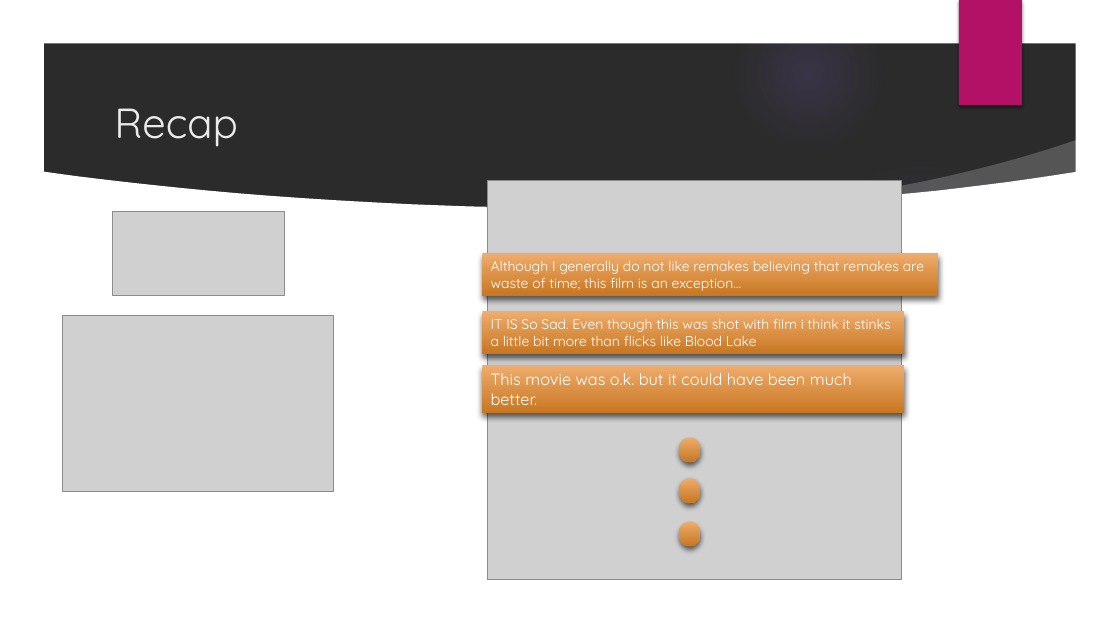
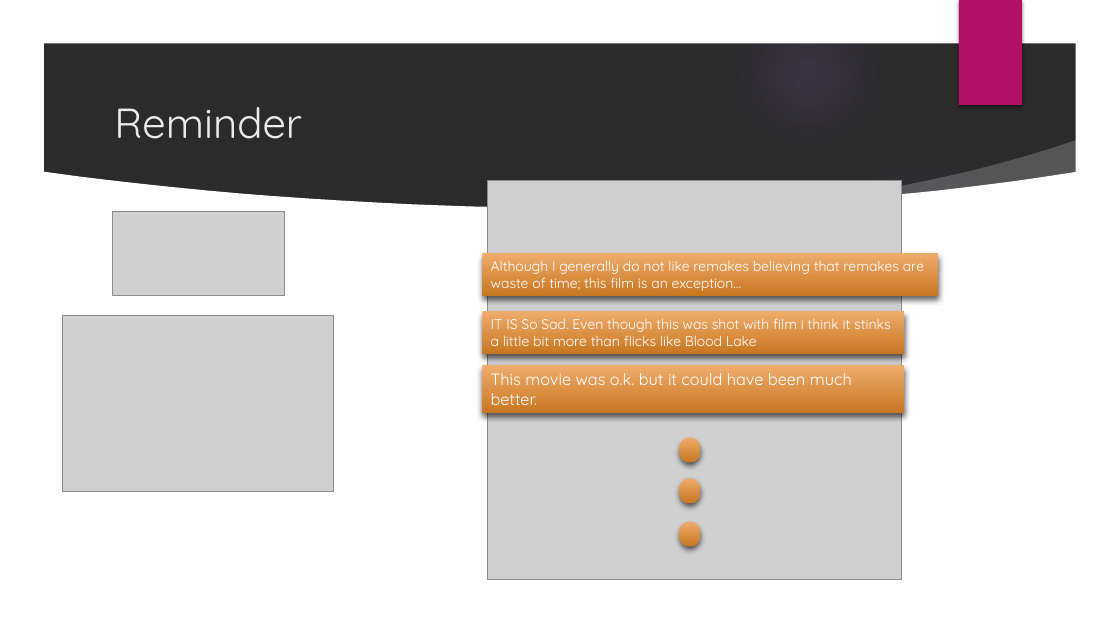
Before and after one commit to TCDSNirShani/IMDbReviewsAnalyzer, a slide deck: slide 2 of Project Status.pptx. Drawn at 1120x630 pixels with LibreOffice and Linux fonts; fonts in the diff are those of the drawing; grey boxes stand for pictures; background and template pictures are left out; a plain dark background stands for a picture behind light text. Boxes give left, top, right and bottom in pixels: in the first picture for what was removed or moved away, otherwise in the second. Text is boxed around its words. In the diff, an @@ line names an element or a change of style, - is before the commit and + after.

```diff
--- a/Project Status.pptx
+++ b/Project Status.pptx
@@ title at bbox=[114, 107, 302, 139]: text changed @@
-Recap
+Reminder
```
Also in this commit, not shown: 3 other slides changed, 2 slides added.
